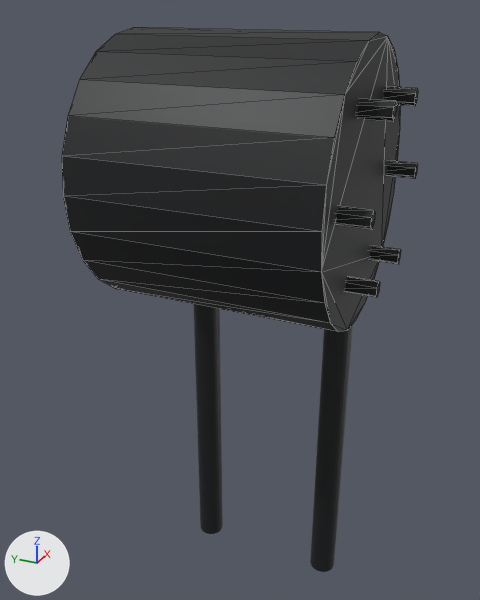
Renders of the COLLADA model src/raptor_description/meshes/raptor/left_thigh_link__graphite.dae from each side of a commit.
Rendered twice from a 50 mm lens placed at (-0.298, -0.13, 0.081), pointed at (0.01, 0.009, -0.073). The lights are fixed; the arrows at lower left show +X, +Y and +Z. The older version comes first. Mesh edges are drawn as thin lines on the coarser meshes.

The first picture shows 'mesh0-node', 'mesh13-node', 'mesh14-node', 'mesh3-node', 'mesh4-node' and 4 more.
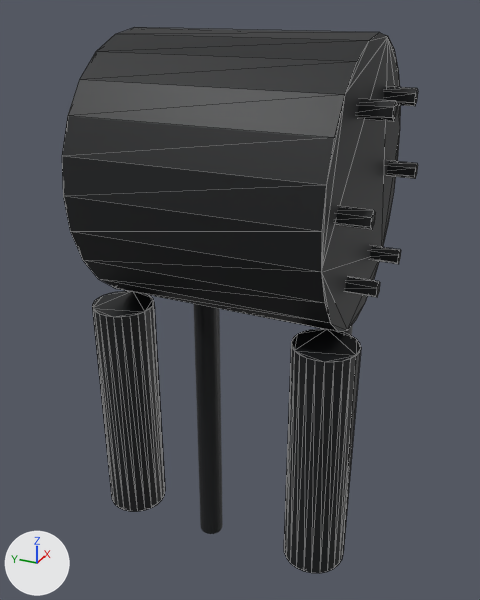
Scene script edits in JSON lines:
```json
{"op": "add", "block": "me_mesh16_node", "code": ["me_mesh16_node = bpy.data.meshes.new('mesh16-node')", "me_mesh16_node.from_pydata(...)  # a 24-sided cylinder along z spanning x -0.051..-0.019, y 0.039..0.071, z -0.19..-0.065", "me_mesh16_node.materials.append(mat_graphite)  # black #111316"]}
{"op": "add", "block": "me_mesh15_node", "code": ["me_mesh15_node = bpy.data.meshes.new('mesh15-node')", "me_mesh15_node.from_pydata(...)  # a 24-sided cylinder along z spanning x -0.051..-0.019, y -0.071..-0.039, z -0.19..-0.065", "me_mesh15_node.materials.append(mat_graphite)  # black #111316"]}
{"op": "add", "block": "ob_mesh16_node", "code": ["ob_mesh16_node = bpy.data.objects.new('mesh16-node', me_mesh16_node)", "ob_mesh16_node.location = (0.0, 0.0, 0.0)"]}
{"op": "add", "block": "ob_mesh15_node", "code": ["ob_mesh15_node = bpy.data.objects.new('mesh15-node', me_mesh15_node)", "ob_mesh15_node.location = (0.0, 0.0, 0.0)"]}
```

Pixel boxes (x1, y1, x2, y2) of what changed, in the pictures (480 x 600 px):
```json
{"object": "mesh15-node", "change": "added", "after": [284, 329, 361, 573]}
{"object": "mesh16-node", "change": "added", "after": [92, 291, 165, 511]}
{"object": "mesh13-node", "change": "unchanged, covered by the edit", "before": [310, 324, 353, 572], "after": [341, 324, 353, 336]}
```
